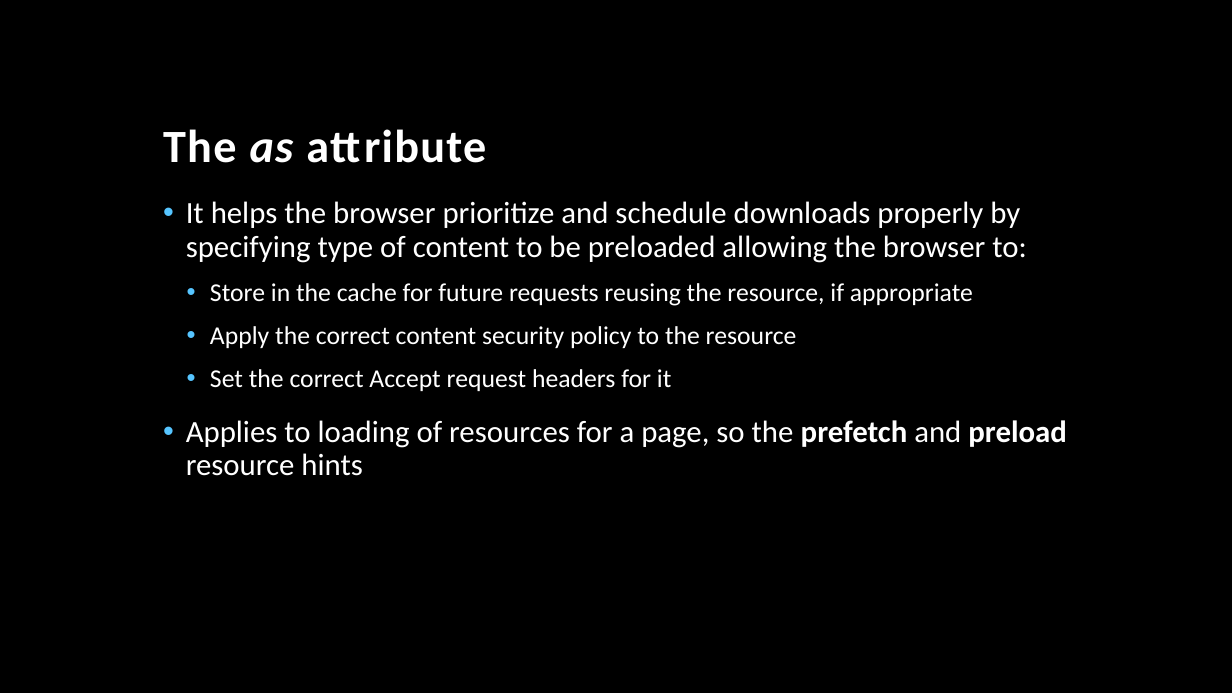
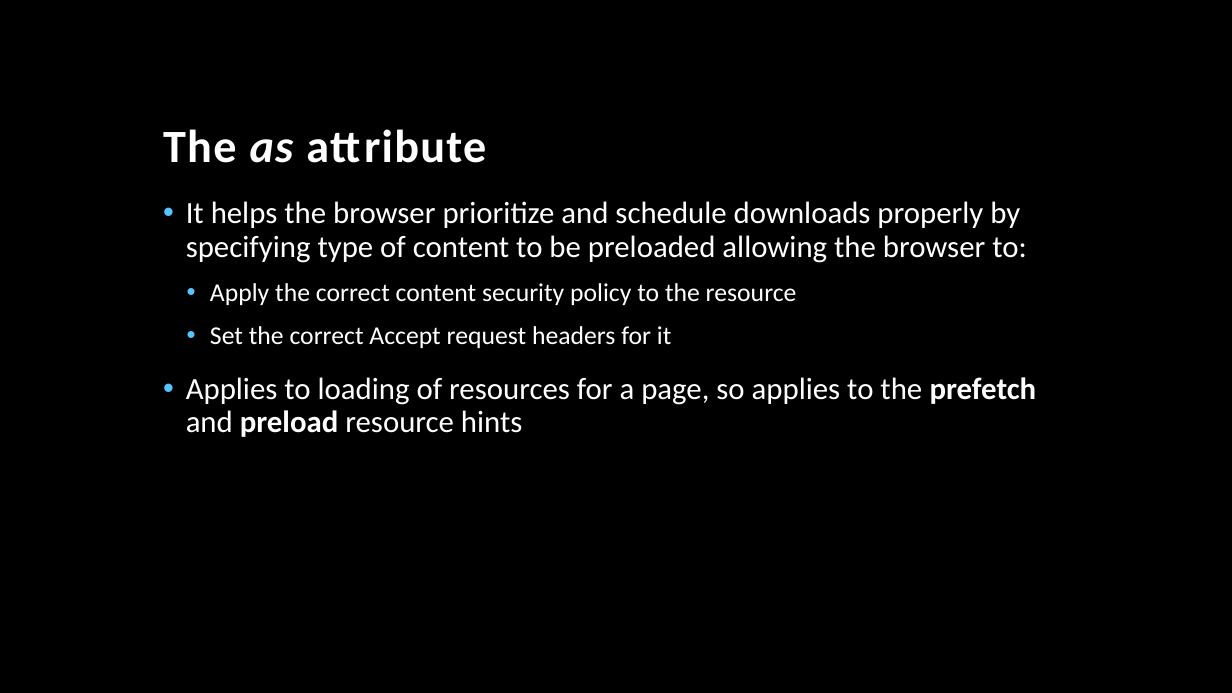
Before and after one commit to TonyMangino/html-resource-hints, a slide deck: slide 63 of Resource Hints.pptx (slide 61 before the commit). Drawn at 1232x693 pixels with LibreOffice and Linux fonts; fonts in the diff are those of the drawing; background and template pictures are left out. Boxes give left, top, right and bottom in pixels: in the first picture for what was removed or moved away, otherwise in the second. Text is boxed around its words. In the diff, an @@ line names an element or a change of style, - is before the commit and + after.

```diff
--- a/Resource Hints.pptx
+++ b/Resource Hints.pptx
@@ text at [210, 283, 973, 306]: paragraph removed @@
-  • Store in the cache for future requests reusing the resource, if appropriate
@@ text at [186, 377, 1037, 437]: text changed @@
-• Applies to loading of resources for a page, so the prefetch and preload resource hints
+• Applies to loading of resources for a page, so applies to the prefetch and preload resource hints
```
Also in this commit, not shown: 53 other slides changed, 5 slides added, 11 slides removed.
